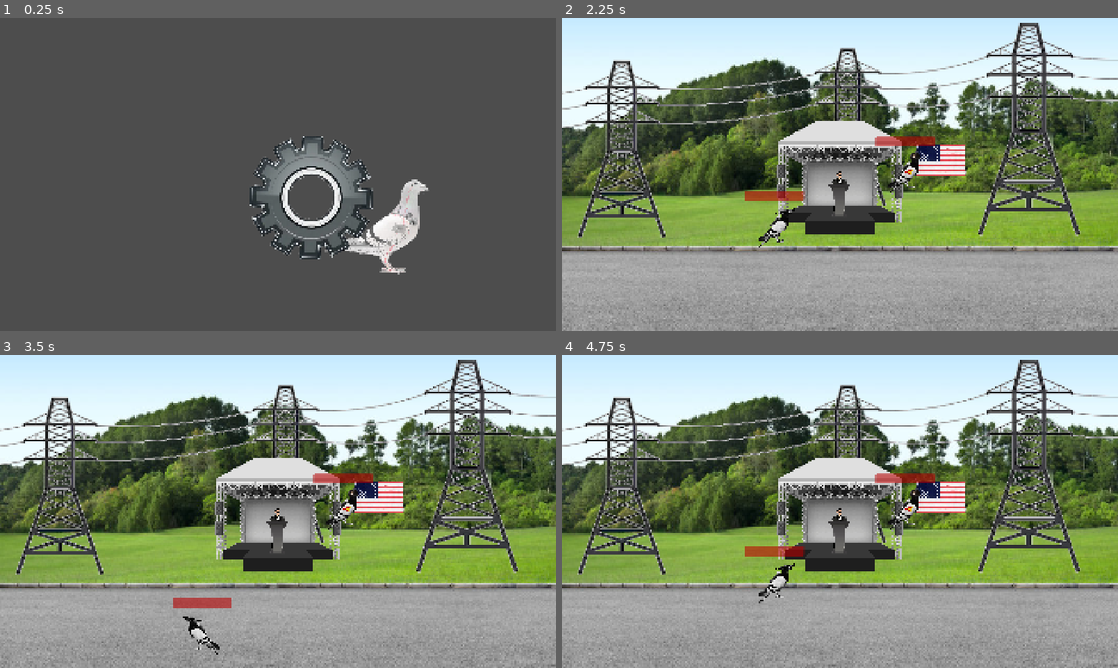
Above: before the commit, frames 1-4 (two rows, left to right).
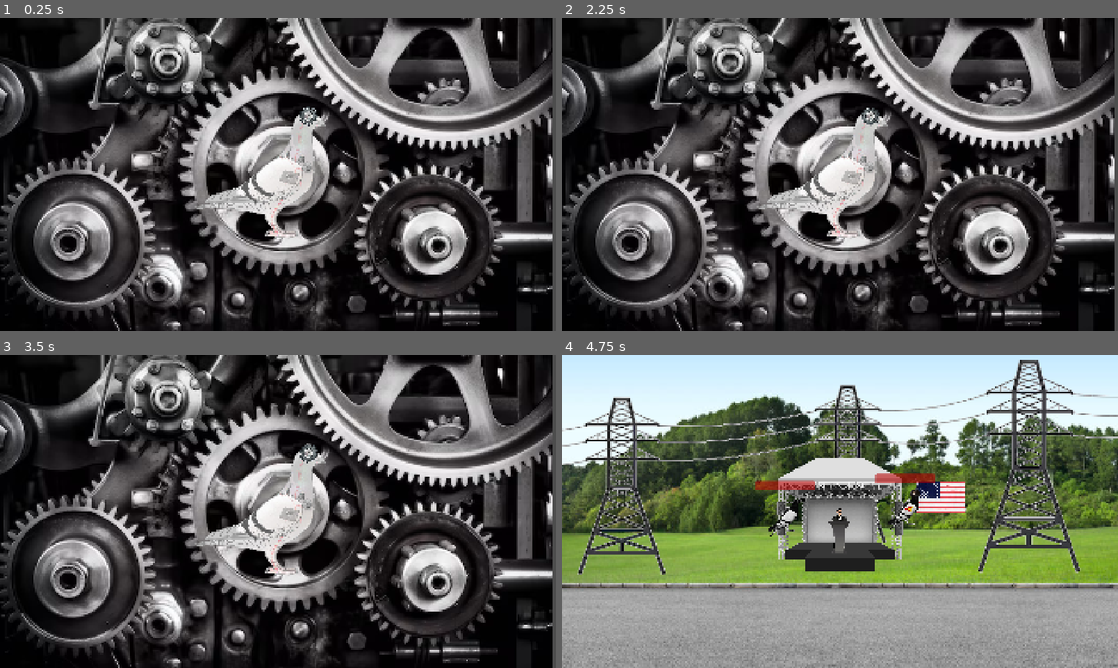
Above: after the commit, the same moments.

Repository: SteakSalkin/uol.gamejam12
Game: Godot game, scene res://loading_screen.tscn
Two runs of this game, one before a commit and one after it. Both use one fixed random seed, a clock stepped at 60 frames per second and the inputs below.
Inputs:
- Up to frame 1 (0.25 s): no input
- Up to frame 2 (2.25 s): hold D (player1right) 0.53-2.03 s; tap Shift (player1attack) at 0.6 s; tap W (player1up) at 0.77, 1.52 s; tap E (player2attack) at 1.35 s; hold A (player1left) from 2.03 s (still down); hold Down (player2down) from 2.03 s (still down)
- Up to frame 3 (3.5 s): tap Enter at 2.75 s; release A (player1left) at 2.78 s; release Down (player2down) at 2.78 s; hold D (player1right) from 2.78 s (still down); tap Left (player2left) at 2.85 s; tap W (player1up) at 3.02 s
- Up to frame 4 (4.75 s): tap Space at 3.5 s; tap Right (player2right) at 3.6 s; tap W (player1up) at 3.77, 4.52 s; release D (player1right) at 4.28 s; hold A (player1left) from 4.28 s (still down); tap Up (player2up) at 4.35 s

The runs differ from the first frame. In frame 1, 85% of the frame differs, in the area x 0-100%, y 0-100%; in frame 2, 94%; in frame 3, 94%; in frame 4, 1.2%.

Commit message:
Zahnradwand included

Diff:
--- a/loading_screen.gd
+++ b/loading_screen.gd
@@ -8,7 +8,7 @@
 
 # Called every frame. 'delta' is the elapsed time since the previous frame.
 func _process(delta: float) -> void:
-	$Sprite2D.rotate(0.1 * delta)
+	$Zahnrad.rotate(2 * delta)
 
 
 func _on_timer_timeout() -> void:
--- a/loading_screen.tscn
+++ b/loading_screen.tscn
@@ -1,8 +1,9 @@
-[gd_scene load_steps=4 format=3 uid="uid://c3u7tje7oe6ak"]
+[gd_scene load_steps=5 format=3 uid="uid://c3u7tje7oe6ak"]
 
 [ext_resource type="Script" uid="uid://d1grar5erredx" path="res://loading_screen.gd" id="1_weff3"]
 [ext_resource type="Texture2D" uid="uid://bil2i2fvnf0d0" path="res://assets/pigeon-drone 2.png" id="2_fgney"]
 [ext_resource type="Texture2D" uid="uid://buqqak2a6gq7e" path="res://assets/Maschinenrädchen.png" id="3_74xf4"]
+[ext_resource type="Texture2D" uid="uid://b7v27kugg2ah0" path="res://assets/Zahnradwand.png" id="4_fgney"]
 
 [node name="LoadingScreen" type="Control"]
 layout_mode = 3
@@ -16,25 +17,31 @@
 offset_right = 4.0
 offset_bottom = 27.0
 
-[node name="Taubenbild" type="TextureRect" parent="."]
-layout_mode = 0
-offset_left = 156.0
-offset_top = -14.0
-offset_right = 525.0
-offset_bottom = 388.0
+[node name="Taubenbild" type="Sprite2D" parent="."]
+position = Vector2(-59, 10)
+scale = Vector2(1.2435896, 1.3621126)
 texture = ExtResource("2_fgney")
 flip_h = true
 
-[node name="Sprite2D" type="Sprite2D" parent="."]
-position = Vector2(115, 80)
-rotation = -6.2831855
+[node name="Zahnrad" type="Sprite2D" parent="."]
+position = Vector2(104.99999, -201)
+rotation = 6.2831855
+scale = Vector2(0.14587578, 0.1533509)
 texture = ExtResource("3_74xf4")
 
 [node name="Timer" type="Timer" parent="."]
-wait_time = 2.0109999999999997
+wait_time = 3.5
 one_shot = true
 autostart = true
 
 [node name="Camera2D" type="Camera2D" parent="."]
 
+[node name="Zanhnradwand" type="Sprite2D" parent="."]
+z_index = -1
+position = Vector2(-6.0000305, 2.5)
+scale = Vector2(3.041534, 3.0797722)
+texture = ExtResource("4_fgney")
+
+[node name="Path2D" type="Path2D" parent="."]
+
 [connection signal="timeout" from="Timer" to="." method="_on_timer_timeout"]
Binary file added: assets/Zahnradwand.png
Not shown, added: assets/Zahnradwand.png.import
